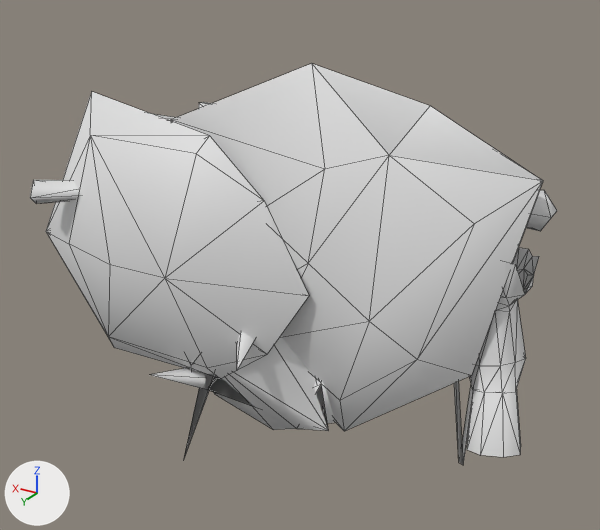
An edit to the Blender file Aria_Example/Aria_Hiro_Child_OOTO_Skin.blend, drawn before and after from the same camera.
One viewpoint serves both versions: a 50 mm camera at (-1.24, 3.8, 1.63) aimed at (1.06, -0.05, -0.29). Lighting does not change. The marker at lower left points along +X, +Y and +Z. Mesh edges are drawn as thin lines. Materials are left out; every surface is plain grey.

In view in the first picture: 'FPS.Forearm.R', 'Hilt.1', 'Shield.1', 'Shield.2', 'Slingshot', 'Slingshot.String', 'riggedmesh'.
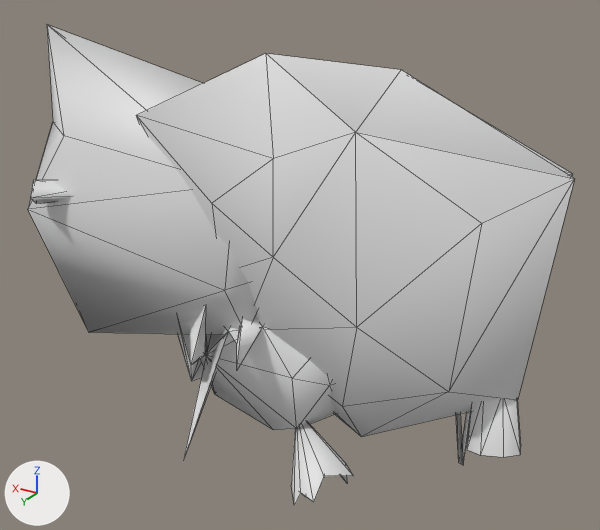
Commit message: ww aria and fd fix

The change, as a list of edits to the scene's bpy script:
```text
Change me_polysurface54_000:
    used by ob_shield_1; location = (0.0, 0.0, 0.0)
    remove me_polysurface54_000.from_pydata(...)  # 23 vertices, 32 faces; spans x 0.69..2.53, y 0.26..0.71, z -1.02..0.66
    add me_polysurface54_000.from_pydata(...)  # 19 vertices, 26 faces; spans x 0.94..2.73, y 0.27..0.61, z -0.91..1.02
    me_polysurface54_000 part 5: the loose piece of 15 vertices spanning x 0.69..2.53, y 0.3..0.71, z -1.02..0.66 is rebuilt with 12 vertices and now spans x 0.94..2.73, y 0.32..0.61, z -0.91..1.02
    me_polysurface54_000 part 6: the surface is now shaded smooth
Change me_polysurface9_002:
    used by ob_shield_2; location = (0.0, 0.0, 0.0); rotation_euler = (1.571, 0.0, 0.0), in degrees (90, 0, 0)
    remove me_polysurface9_002.from_pydata(...)  # 45 vertices, 66 faces; spans x -0.33..1.68, y -1.17..0.92, z -0.52..0.06
    add me_polysurface9_002.from_pydata(...)  # 62 vertices, 74 faces; spans x -0.47..1.75, y -1.3..0.97, z -0.62..0.1
    me_polysurface9_002 part 3: the loose piece of 18 vertices spanning x -0.33..1.68, y -1.17..0.92, z -0.52..-0.14 is rebuilt with 18 vertices and now spans x -0.44..1.75, y -1.25..0.93, z -0.51..0.1
    me_polysurface9_002 part 4: a new loose piece of 18 vertices spanning x -0.47..1.75, y -1.3..0.97, z -0.62..0.0
Change me_me_06002748_000:
    used by ob_riggedmesh; location = (0.0, 0.0, 0.0)
    remove me_me_06002748_000.from_pydata(...)  # 367 vertices, 640 faces, 2 loose edges; spans x -0.08..2.55, y -0.72..0.7, z -1.65..0.58
    add me_me_06002748_000.from_pydata(...)  # 365 vertices, 622 faces, 2 loose edges; spans x -0.08..2.55, y -0.72..0.7, z -1.65..0.58
    me_me_06002748_000 part 1: a new loose piece of 13 vertices spanning x 0.46..0.86, y 0.21..0.58, z -1.53..-1.0
    me_me_06002748_000 part 2
    20 vertices are removed from x 0.6..1.78, y -0.68..0.68, z -1.16..-0.17
    50 faces are deleted
    8 vertices move from x 0.61..1.92, y -0.45..0.51, z -1.16..-0.38 to x 0.53..1.86, y -0.37..0.51, z -1.16..-0.38
    5 vertices are added at (0.71, 0.32, -0.55), (0.83, -0.4, -0.74), (0.83, 0.42, -0.74), (0.64, -0.01, -0.47), (0.73, -0.34, -0.58)
    20 new faces join them
```

Where the change shows, as pixel boxes (x1, y1, x2, y2) in the pictures (600 x 530 px):
'Shield.2', reshaped (18% wider)
    before: (171, 63, 543, 431)
    after: (136, 54, 575, 437)
'Shield.1', reshaped (13% narrower, 8% taller)
    before: (46, 92, 309, 378)
    after: (28, 25, 257, 335)
'riggedmesh', reshaped
    before: (151, 102, 335, 460)
    after: (178, 305, 353, 505)
part 1 of me_me_06002748_000, added
    after: (291, 422, 353, 505)
part 2 of me_me_06002748_000, cut back
    before: (151, 336, 329, 431)
    after: (178, 305, 333, 428)
part 3 of me_polysurface9_002, rebuilt
    before: (171, 63, 543, 431)
    after: (469, 112, 573, 177)
part 4 of me_polysurface9_002, added
    after: (136, 54, 575, 437)
part 5 of me_polysurface54_000, rebuilt (13% narrower, 8% taller)
    before: (46, 92, 309, 378)
    after: (28, 25, 257, 335)
'FPS.Forearm.R', unchanged, covered by the edit
    before: (467, 248, 539, 457)
    after: (467, 400, 521, 457)
